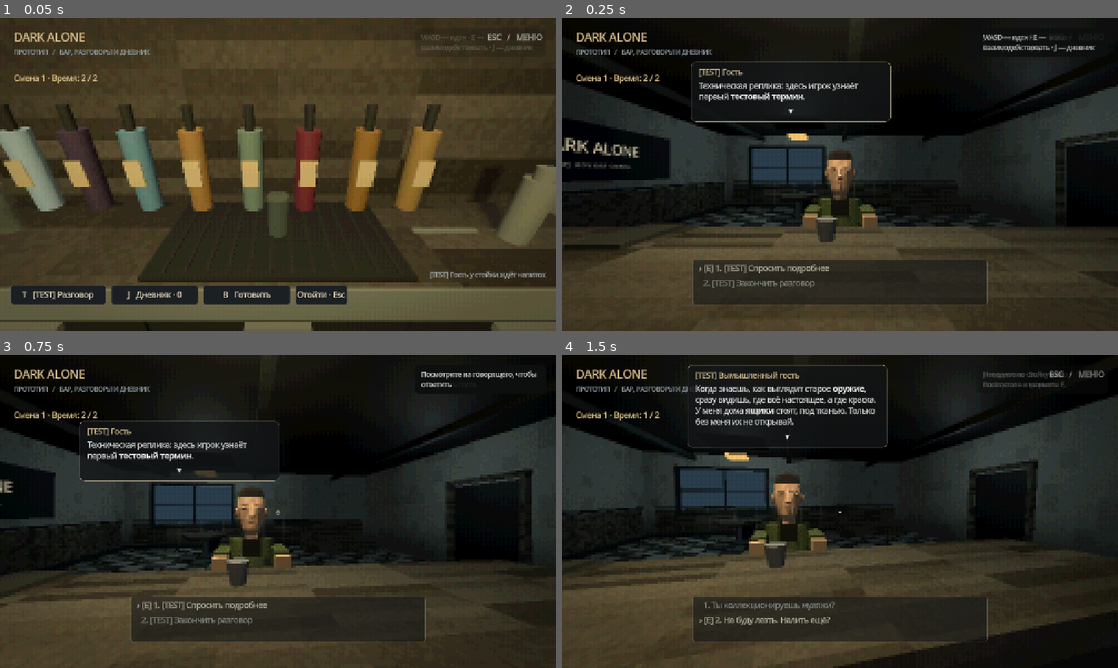
Above: before the commit, frames 1-4 (two rows, left to right).
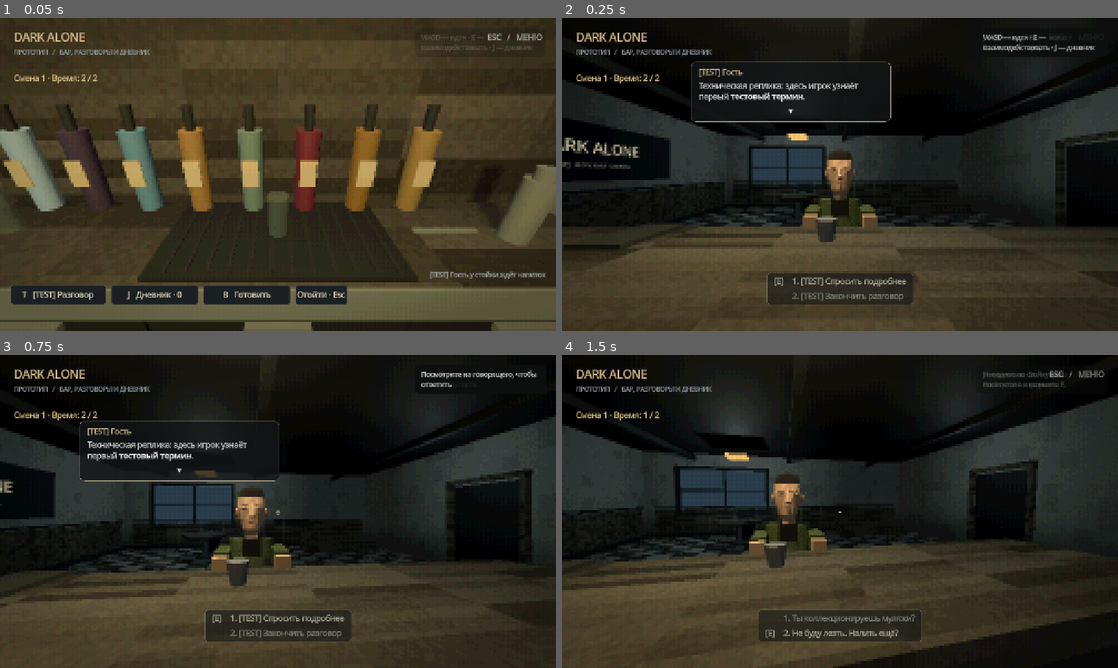
Above: after the commit, the same moments.

Repository: ZetMGC/Dark-Alone
Game: Godot game, scene res://tests/dialogue_bubble_test.tscn
The game is run twice, just before and just after one commit, with the same random seed, the same clock (stepped at 60 frames per second) and the same inputs. This scene is started directly instead of the project's main scene.
Inputs (mouse positions are in pixels of both pictures, inside the frame that each line leads up to):
- Up to frame 1 (0.05 s): no input
- Up to frame 2 (0.25 s): no input
- Up to frame 3 (0.75 s): tap Enter at 0.5 s; move the mouse to (305, 511) at 0.52 s; hold W (move_forward) from 0.53 s (still down); hold B (serve) from 0.53 s (still down); click (305, 511) at 0.67 s
- Up to frame 4 (1.5 s): release W (move_forward) at 1.25 s; release B (serve) at 1.25 s; drag from (728, 527) to (812, 574) at 1.27 s

Frame 1 is identical in both runs. In frame 2, 5.2% of the frame differs, in the area x 23-77%, y 77-92%; in frame 3, 5.1%; in frame 4, 6.3%, in the area x 22-77%, y 3-92%.

Commit message:
feat: compact reply layout and fade completed speech without disabling answers

Diff:
--- a/scenes/ui/dialogue_bubble_panel.tscn
+++ b/scenes/ui/dialogue_bubble_panel.tscn
@@ -100,6 +100,7 @@
 
 [node name="VoiceReplyHelp" type="Label" parent="Screen/VoiceReplies/Content"]
 unique_name_in_owner = true
+visible = false
 layout_mode = 2
 mouse_filter = 2
 autowrap_mode = 3
--- a/scripts/ui/dialogue_bubble_panel.gd
+++ b/scripts/ui/dialogue_bubble_panel.gd
@@ -8,6 +8,10 @@
 var _service_overlay: bool = false
 var _workbench_overlay: bool = false
 @export var characters_per_second: float = 38.0
+@export var speech_hold_seconds: float = 3.0
+@export var speech_fade_seconds: float = 1.2
+var _speech_idle: float = 0.0
+var _speech_alpha: float = 1.0
 var looking_at_speaker: bool = false
 var edge_mode: bool = false
 var selected_index: int = -1
@@ -88,13 +92,9 @@
 		child.queue_free()
 	for index in _choices_data.size():
 		var choice: Dictionary = _choices_data[index]
-		var label := Label.new()
-		label.autowrap_mode = TextServer.AUTOWRAP_WORD_SMART
-		label.mouse_filter = Control.MOUSE_FILTER_IGNORE
-		label.text = "%d. %s" % [index + 1, choice.text]
-		label.add_theme_font_override("font", %VoiceText.get_theme_font("normal_font"))
-		label.add_theme_font_size_override("font_size", 18)
-		%VoiceChoices.add_child(label)
+		var row = preload("res://scripts/ui/reply_choice_row.gd").new()
+		%VoiceChoices.add_child(row)
+		row.set_choice(str(choice.text), index, _choices_data.size(), index == selected_index, %VoiceText.get_theme_font("normal_font"))
 	_refresh_selection()
 
 
@@ -137,6 +137,9 @@
 
 
 func _show_page() -> void:
+	_speech_idle = 0
+	_speech_alpha = 1
+	%VoiceBubble.modulate.a = 1
 	if _pages[_page_index].literal:
 		%VoiceText.clear()
 		%VoiceText.add_text(_pages[_page_index].text)
@@ -210,9 +213,7 @@
 
 func _refresh_selection() -> void:
 	for index in %VoiceChoices.get_child_count():
-		var label := %VoiceChoices.get_child(index) as Label
-		label.modulate = Color(0.88, 0.87, 0.79) if index == selected_index else Color(0.63, 0.66, 0.64)
-		label.text = ("› [E] " if index == selected_index else "  ") + label.text.trim_prefix("› ").trim_prefix("  ").trim_prefix("[E] ")
+		%VoiceChoices.get_child(index).set_selected(index == selected_index)
 
 
 func _process(delta: float) -> void:
@@ -221,6 +222,10 @@
 	if _window_focused and not is_line_complete():
 		_typed = minf(_length, _typed + maxf(characters_per_second, 1.0) * delta)
 		%VoiceText.visible_characters = int(_typed)
+	if _window_focused and is_speech_complete():
+		_speech_idle += delta
+		_speech_alpha = 1.0 - clampf((_speech_idle - speech_hold_seconds) / maxf(speech_fade_seconds, 0.01), 0, 1)
+	%VoiceBubble.modulate.a = _speech_alpha
 	_update_layout()
 	if _position_ready and _window_focused:
 		%VoiceBubble.position = %VoiceBubble.position.lerp(_position_target, 1.0 - exp(-minf(delta, 0.05) / 0.16))
@@ -241,7 +246,7 @@
 		%VoiceBubble.hide()
 		%VoiceReplies.hide()
 		return
-	%VoiceBubble.show()
+	%VoiceBubble.visible = _speech_alpha > 0
 	var head := _speaker.global_position + Vector3.UP * 0.36
 	var face := _speaker.global_position + Vector3.UP * 0.06
 	var area := screen.size
@@ -279,11 +284,10 @@
 		%VoiceDirection.text = "Голос за преградой · посмотрите на говорящего"
 	%VoiceTail.visible = not edge_mode
 	%VoiceReplies.visible = can_answer() and not _terminal and not _choices_data.is_empty()
-	var reply_width := minf(680, area.x - 48)
-	%VoiceReplies.offset_left = -reply_width * 0.5
-	%VoiceReplies.offset_right = reply_width * 0.5
-	var reply_height := clampf(%VoiceChoices.get_combined_minimum_size().y + 44, 70, minf(220, area.y * 0.32))
-	%VoiceReplies.offset_top = -60 - reply_height
+	var reply_rect := preload("res://scripts/ui/reply_panel_layout.gd").rect(%VoiceChoices, area)
+	%VoiceReplies.offset_left = -reply_rect.size.x * 0.5
+	%VoiceReplies.offset_right = reply_rect.size.x * 0.5
+	%VoiceReplies.offset_top = -60 - reply_rect.size.y
 	%VoiceReplies.offset_bottom = -60
 	if %VoiceReplies.visible and selected_index >= 0 and selected_index < %VoiceChoices.get_child_count():
 		(%VoiceChoices.get_parent() as ScrollContainer).ensure_control_visible(%VoiceChoices.get_child(selected_index))
--- a/scripts/ui/object_context_bubble.gd
+++ b/scripts/ui/object_context_bubble.gd
@@ -96,21 +96,14 @@
 		choices.remove_child(last)
 		last.queue_free()
 	while choices.get_child_count() < actions.size():
-		var row := Label.new()
-		row.mouse_filter = Control.MOUSE_FILTER_IGNORE
-		row.autowrap_mode = TextServer.AUTOWRAP_WORD_SMART
-		row.add_theme_font_size_override("font_size", 17)
+		var row = preload("res://scripts/ui/reply_choice_row.gd").new()
 		choices.add_child(row)
 	for index in actions.size():
-		var row := choices.get_child(index) as Label
-		var binding := "[E]" if actions.size() == 1 else ("[%d]" % [index + 1] + ("  [E]" if index == selected else ""))
-		row.text = ("› " if index == selected else "  ") + binding + "  " + str(actions[index].text)
-		row.modulate = Color(0.88, 0.87, 0.79) if index == selected else Color(0.63, 0.66, 0.64)
+		choices.get_child(index).set_choice(str(actions[index].text), index, actions.size(), index == selected, null, 17)
 	action_panel.visible = not actions.is_empty()
-	var reply_width := minf(680, area.x - 48)
-	var reply_height := clampf(choices.get_combined_minimum_size().y + 44, 70, minf(220, area.y * 0.32))
-	action_panel.size = Vector2(reply_width, reply_height)
-	action_panel.position = Vector2((area.x - reply_width) * 0.5, area.y - 60 - reply_height)
+	var reply_rect := preload("res://scripts/ui/reply_panel_layout.gd").rect(choices, area)
+	action_panel.size = reply_rect.size
+	action_panel.position = reply_rect.position
 
 
 func clear_context() -> void:
--- /dev/null
+++ b/scripts/ui/reply_choice_row.gd
@@ -0,0 +1,35 @@
+extends HBoxContainer
+## Клавиша и реплика имеют отдельные колонки и общую базовую линию.
+var key_label := Label.new()
+var body := Label.new()
+var text: String:
+	get: return key_label.text + " " + body.text
+
+func _init() -> void:
+	mouse_filter = Control.MOUSE_FILTER_IGNORE
+	size_flags_horizontal = Control.SIZE_EXPAND_FILL
+	add_theme_constant_override("separation", 8)
+	key_label.custom_minimum_size.x = 34
+	key_label.vertical_alignment = VERTICAL_ALIGNMENT_TOP
+	key_label.mouse_filter = Control.MOUSE_FILTER_IGNORE
+	body.autowrap_mode = TextServer.AUTOWRAP_WORD_SMART
+	body.size_flags_horizontal = Control.SIZE_EXPAND_FILL
+	body.vertical_alignment = VERTICAL_ALIGNMENT_TOP
+	body.mouse_filter = Control.MOUSE_FILTER_IGNORE
+	add_child(key_label)
+	add_child(body)
+
+func set_choice(caption: String, index: int, count: int, chosen: bool, font: Font = null, font_size: int = 18) -> void:
+	body.text = caption if count == 1 else "%d. %s" % [index + 1, caption]
+	for label in [key_label, body]:
+		label.add_theme_font_size_override("font_size", font_size)
+		if font != null:
+			label.add_theme_font_override("font", font)
+	set_selected(chosen)
+
+func set_selected(chosen: bool) -> void:
+	key_label.text = "[E]" if chosen else ""
+	modulate = Color(0.88, 0.87, 0.79) if chosen else Color(0.63, 0.66, 0.64)
+
+func natural_width() -> float:
+	return body.get_theme_font("font").get_string_size(body.text, HORIZONTAL_ALIGNMENT_LEFT, -1, body.get_theme_font_size("font_size")).x + 42
--- /dev/null
+++ b/scripts/ui/reply_panel_layout.gd
@@ -0,0 +1,14 @@
+extends RefCounted
+## Общие размеры области ответов и действий: без пустой резервной строки.
+static func rect(choices: VBoxContainer, area: Vector2) -> Rect2:
+	var width: float = 280
+	var height: float = 14
+	for index in choices.get_child_count():
+		var row = choices.get_child(index)
+		width = maxf(width, row.natural_width() + 32)
+		height += maxf(row.get_combined_minimum_size().y, row.body.get_line_height())
+		if index > 0:
+			height += choices.get_theme_constant("separation")
+	width = minf(width, minf(680, area.x - 48))
+	height = minf(height, minf(220, area.y * 0.32))
+	return Rect2(Vector2((area.x - width) * 0.5, area.y - 60 - height), Vector2(width, height))
--- a/tests/dialogue_bubble_test.gd
+++ b/tests/dialogue_bubble_test.gd
@@ -240,6 +240,8 @@
 	await get_tree().process_frame
 	_expect(bubble.selected_index == 0 and bubble.get_node("%VoiceChoices").get_child_count() == 8 and not bubble.submit_choice(0), "Locked answer hidden, visible indices start at zero before final speech page")
 	_expect(bubble.get_page_count() > 1 and bubble.get_page_index() == 0, "Long speech creates sequential bubbles")
+	bubble._process(20)
+	_expect(bubble.get_node("%VoiceBubble").visible and bubble.get_node("%VoiceBubble").modulate.a == 1, "Earlier pages do not disappear before advancing")
 	_expect(not bubble.select_relative(-1) and not bubble.can_answer(), "Earlier bubble cannot select answers")
 	await _snap("05-first-page")
 	var held_page := bubble.get_page_index()
@@ -323,7 +325,23 @@
 			break
 	await get_tree().process_frame
 	_expect(bubble.get_node("%VoiceChoices").get_child_count() == 1 and bubble.selected_index == 0, "Only available fallback shown as first response")
-	_expect(bubble.get_node("%VoiceChoices").get_child(0).text.contains("1. Не буду"), "Visible numbers have no gaps from hidden deductions")
+	_expect(bubble.get_node("%VoiceChoices").get_child(0).text.contains("Не буду"), "Visible numbers have no gaps from hidden deductions")
+	await _snap("06a-single-compact")
+	_expect(bubble.get_node("%VoiceReplies").size.y < 58, "Single reply panel has no reserved empty row")
+	_expect(bubble.get_node("%VoiceReplies").size.x < 600, "Single reply width follows text")
+	var row = bubble.get_node("%VoiceChoices").get_child(0)
+	_expect(row.key_label.text == "[E]" and not row.body.text.begins_with("1."), "Single choice has separate E column without redundant number")
+	bubble._process(bubble.speech_hold_seconds + 0.3)
+	_expect(bubble.get_node("%VoiceBubble").modulate.a > 0 and bubble.get_node("%VoiceBubble").modulate.a < 1, "Finished speech fades gradually")
+	var alpha: float = bubble.get_node("%VoiceBubble").modulate.a
+	bubble._window_focused = false
+	bubble._process(20)
+	_expect(is_equal_approx(bubble.get_node("%VoiceBubble").modulate.a, alpha), "Focus loss pauses speech fade")
+	bubble._window_focused = true
+	bubble._process(bubble.speech_fade_seconds + 0.1)
+	_expect(not bubble.get_node("%VoiceBubble").visible and bubble.get_node("%VoiceReplies").visible and bubble.can_answer(), "Speech disappears while answers stay available")
+	await _snap("06b-faded-speech-with-replies")
+
 	journal.choose_conclusion(&"test_memories", &"test_cinema")
 	journal.choose_conclusion(&"test_arsenal", &"test_props")
 	bubble.render(runner, journal)
@@ -344,6 +362,7 @@
 	bubble.render(runner, journal)
 	bubble.reveal_text()
 	await get_tree().process_frame
+	_expect(bubble.get_node("%VoiceBubble").visible and bubble.get_node("%VoiceBubble").modulate.a > 0.95, "New speech resets fade")
 	_expect(not bubble.get_node("%VoiceReplies").visible and bubble.get_node("%VoiceChoices").get_child_count() == 0, "Terminal speech never leaves empty reply card")
 	_expect(bubble.get_node("%VoiceHint").text.contains("E — закончить"), "Finish hint stays outside hidden answer card")
 	await _snap("07-terminal-no-card")
Not shown, added: scripts/ui/reply_choice_row.gd.uid
Not shown, added: scripts/ui/reply_panel_layout.gd.uid
Not shown, changed: docs/ARCHITECTURE.md
Not shown, changed: docs/BACKLOG.md
Not shown, changed: docs/CONTRACTS.md
Not shown, changed: docs/DIALOGUE_BUBBLES.md
Not shown, changed: docs/HANDOFF.md
Not shown, changed: docs/STATUS.md
Not shown, changed: docs/TESTING.md
Not shown, added: docs/decisions/0040-compact-replies-speech-fade.md
Not shown, changed: docs/decisions/README.md
Not shown, added: docs/tasks/DA-079.md
(and 2 more such lines)
